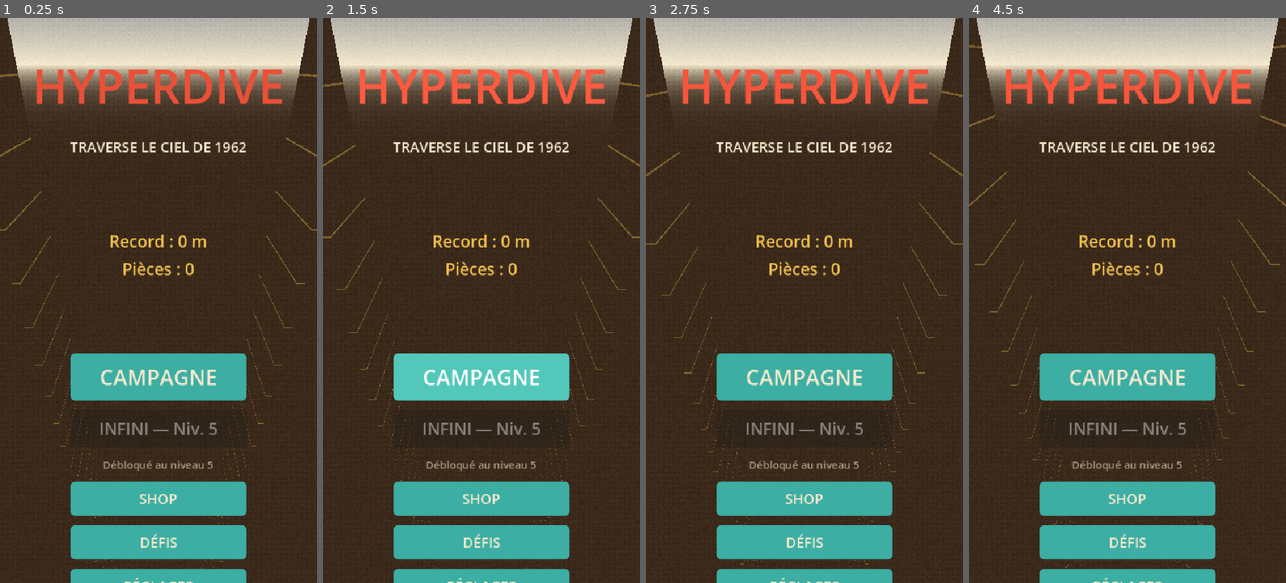
Above: before the commit, frames 1-4 (left to right).
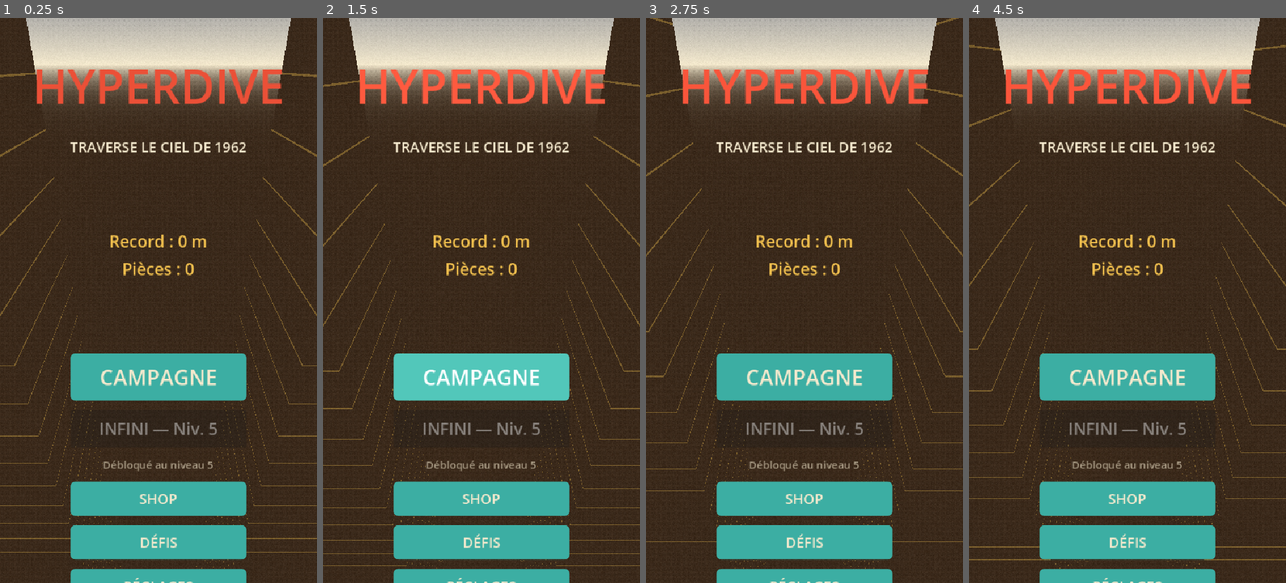
Above: after the commit, the same moments.

Repository: quvntvn/Hyperdive
Game: Godot game, scene res://scenes/ui/main_menu.tscn
The game is run twice, just before and just after one commit, with the same random seed, the same clock (stepped at 60 frames per second) and the same inputs.
Inputs (mouse positions are in pixels of both pictures, inside the frame that each line leads up to):
- Up to frame 1 (0.25 s): no input
- Up to frame 2 (1.5 s): tap Enter at 0.5 s; move the mouse to (551, 272) at 0.52 s; hold D (move_right) 0.53-1.25 s; tap 1 at 0.6 s; click (551, 272) at 0.67 s; drag from (418, 328) to (465, 413) at 1.27 s
- Up to frame 3 (2.75 s): move the mouse to (836, 176) at 2.02 s; hold D (move_right) from 2.03 s (still down); tap 3 at 2.1 s
- Up to frame 4 (4.5 s): release D (move_right) at 2.75 s; drag from (1111, 413) to (1032, 215) at 2.77 s; move the mouse to (1222, 385) at 3.52 s; hold A (move_left) 3.53-4.25 s; tap 2 at 3.6 s; drag from (1032, 215) to (1079, 159) at 4.27 s

The runs differ from the first frame. In frame 1, 2.4% of the frame differs, in the area x 0-100%, y 0-98%; in frame 2, 2.5%, in the area x 0-100%, y 0-97%; in frame 3, 2.2%; in frame 4, 2.5%.

Commit message:
tune(world): murs étendus visuellement pour masquer le vide hors zone jouable
Co-Authored-By: Claude Sonnet 4.6 <noreply@anthropic.com>

Diff:
--- a/hyperdive/scenes/gameplay/corridor_walls.tscn
+++ b/hyperdive/scenes/gameplay/corridor_walls.tscn
@@ -12,7 +12,7 @@
 shader_parameter/line_alpha = 0.35
 
 [sub_resource type="BoxMesh" id="WallMesh_1"]
-size = Vector3(0.3, 200.0, 4.0)
+size = Vector3(20.0, 200.0, 8.0)
 
 [sub_resource type="BoxShape3D" id="WallShape_1"]
 size = Vector3(0.3, 200.0, 4.0)
@@ -31,6 +31,7 @@
 physics_material_override = SubResource("WallPhysMat_1")
 
 [node name="MeshInstance3D" type="MeshInstance3D" parent="LeftWall"]
+transform = Transform3D(1, 0, 0, 0, 1, 0, 0, 0, 1, -9.85, 0, 0)
 mesh = SubResource("WallMesh_1")
 material_override = SubResource("ShaderMat_1")
 
@@ -42,6 +43,7 @@
 physics_material_override = SubResource("WallPhysMat_1")
 
 [node name="MeshInstance3D" type="MeshInstance3D" parent="RightWall"]
+transform = Transform3D(1, 0, 0, 0, 1, 0, 0, 0, 1, 9.85, 0, 0)
 mesh = SubResource("WallMesh_1")
 material_override = SubResource("ShaderMat_1")
 
